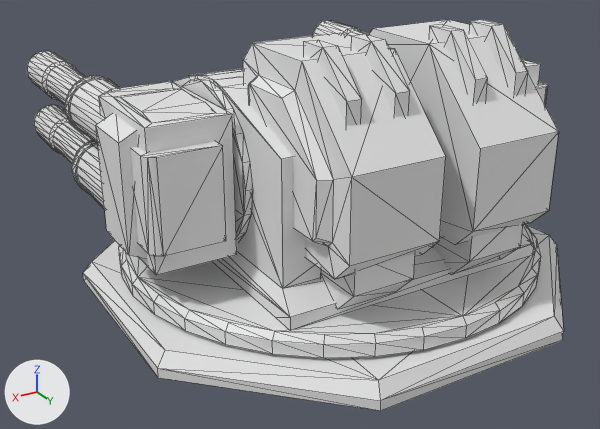
An edit to the FBX model Assets/Turrets/Models/FlakTurret.FBX, drawn before and after from the same camera.
One viewpoint serves both versions: a 50 mm lens placed at (5.91, 9.05, 5.45), pointed at (0.32, -0.25, 0.79). Every picture has the same lights, and +X, +Y and +Z are marked at lower left. Mesh edges are drawn as thin lines. Where no turn or scale is listed for an object, it has been applied to the vertices.

The scene before the commit, as lines of its bpy script (objects in view):
```python
me_mesh = bpy.data.meshes.new('Mesh')
me_mesh.from_pydata(...)  # 1626 vertices, 2748 faces; spans x -3.18..3.18, y -4.19..3.3, z 0.0..3.63
ob_flakturret = bpy.data.objects.new('FlakTurret', me_mesh)
ob_flakturret.location = (0.0, -0.13, 0.0)
```
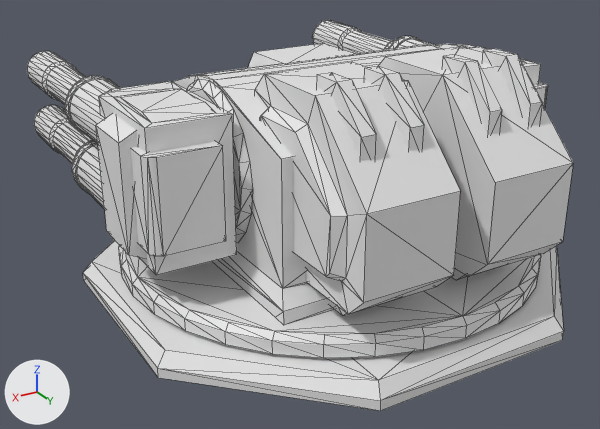
Commit message: fixing some bits

What differs and where, as boxes [x1, y1, x2, y2] in the pictures (600 x 429 px; the box of a moved part takes in the faces that stretch with it):
```json
{"object": "FlakTurret", "change": "reshaped", "before": [27, 20, 564, 411], "after": [27, 20, 573, 411]}
{"part": 1, "of": "me_mesh", "change": "moved or reshaped", "before": [369, 20, 559, 245], "after": [379, 47, 573, 277]}
{"part": 2, "of": "me_mesh", "change": "moved or reshaped", "before": [469, 20, 528, 95], "after": [482, 49, 543, 126]}
{"part": 3, "of": "me_mesh", "change": "moved or reshaped", "before": [429, 24, 488, 102], "after": [442, 54, 502, 134]}
{"part": 4, "of": "me_mesh", "change": "moved or reshaped", "before": [433, 223, 523, 275], "after": [452, 268, 468, 280]}
{"part": 5, "of": "me_mesh", "change": "moved or reshaped", "before": [243, 33, 446, 279], "after": [255, 62, 460, 314]}
{"part": 6, "of": "me_mesh", "change": "moved or reshaped", "before": [304, 40, 362, 126], "after": [317, 72, 376, 161]}
{"part": 7, "of": "me_mesh", "change": "moved or reshaped", "before": [351, 34, 410, 117], "after": [365, 65, 424, 151]}
{"part": 8, "of": "me_mesh", "change": "moved or reshaped", "before": [321, 254, 415, 309], "after": [329, 300, 347, 315]}
{"part": 9, "of": "me_mesh", "change": "moved or reshaped", "before": [182, 79, 534, 331], "after": [187, 80, 334, 325]}
```

The change, as JSON lines over the scene's bpy script:
```json
{"block": "me_mesh", "where": "# used by ob_flakturret; location = (0.0, -0.13, 0.0)"}
{"op": "remove", "block": "me_mesh", "code": "me_mesh.from_pydata(...)  # 1626 vertices, 2748 faces; spans x -3.18..3.18, y -4.19..3.3, z 0.0..3.63"}
{"op": "add", "block": "me_mesh", "code": "me_mesh.from_pydata(...)  # 1626 vertices, 2748 faces; spans x -3.18..3.18, y -4.19..3.3, z 0.0..3.33"}
{"block": "me_mesh", "change": "me_mesh part 1: the loose piece of 28 vertices spanning x -1.61..-0.24, y 0.46..2.77, z 1.24..3.49 is moved by (0.0, 0.27, -0.3)"}
{"block": "me_mesh", "change": "me_mesh part 2: the loose piece of 12 vertices spanning x -1.26..-1.08, y 1.52..2.37, z 2.8..3.63 is moved by (0.0, 0.27, -0.3)"}
{"block": "me_mesh", "change": "me_mesh part 3: the loose piece of 12 vertices spanning x -0.65..-0.46, y 1.52..2.37, z 2.8..3.63 is moved by (0.0, 0.27, -0.3)"}
{"block": "me_mesh", "change": "me_mesh part 4: the loose piece of 12 vertices spanning x -1.25..-0.43, y 1.89..2.57, z 0.7..1.51 is moved by (0.0, 0.1, -0.03)"}
{"block": "me_mesh", "change": "me_mesh part 5: the loose piece of 28 vertices spanning x 0.24..1.61, y 0.46..2.77, z 1.24..3.49 is moved by (0.0, 0.27, -0.3)"}
{"block": "me_mesh", "change": "me_mesh part 6: the loose piece of 12 vertices spanning x 1.08..1.26, y 1.52..2.37, z 2.8..3.63 is moved by (0.0, 0.27, -0.3)"}
{"block": "me_mesh", "change": "me_mesh part 7: the loose piece of 12 vertices spanning x 0.46..0.65, y 1.52..2.37, z 2.8..3.63 is moved by (0.0, 0.27, -0.3)"}
{"block": "me_mesh", "change": "me_mesh part 8: the loose piece of 12 vertices spanning x 0.43..1.25, y 1.89..2.57, z 0.7..1.51 is moved by (0.0, 0.1, -0.03)"}
{"block": "me_mesh", "change": "me_mesh part 9: 60 of 1626 vertices moved; they spanned x -1.86..1.86, y -2.06..2.23, z 0.59..2.97 and now span x -1.86..1.86, y -2.06..2.08, z 0.59..2.87; mean shift (0.0, 0.0, -0.01); largest move (-1.17, -2.06, 0.59) -> (-1.39, -2.06, 0.59)"}
```
